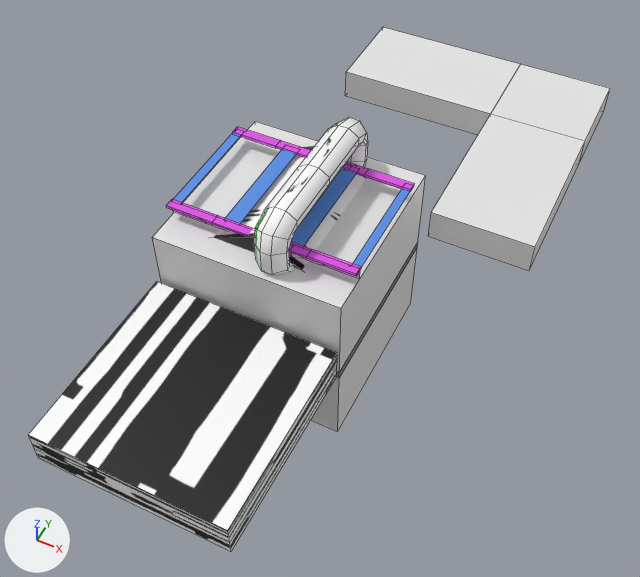
An edit to the FBX model Assets/3D/Verkehrsmitte/Bahn 1.fbx, drawn before and after from the same camera.
Rendered twice from a camera (50 mm lens) standing at (3.13, -5.67, 7.0) and looking at (0.31, -0.03, -0.05). Arrows for +X, +Y and +Z are at lower left; the lights stay in place. Mesh edges are drawn as thin lines. Where no turn or scale is listed for an object, it has been applied to the vertices.
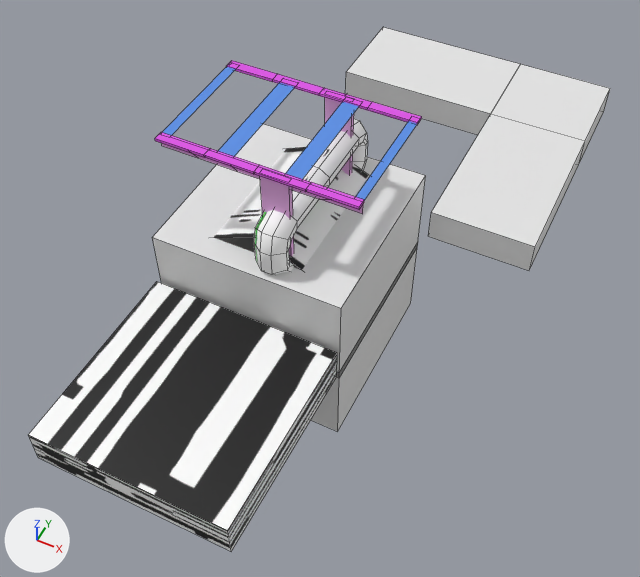
What changed in the scene script:
```text
Change me_cube_075:
    where me_cube_075.from_pydata(...)  # 78 vertices, 57 faces; spans x -0.71..1.3, y -0.71..0.65, z -1.07..1.17
    used by ob_cube_009; location = (-0.3, 0.0, 0.0)
    before: 7 (0.35, 0.58, 1.16), 9 (0.35, 0.64, 1.16), 11 (0.63, 0.58, 1.16) at pixel (350, 168), 13 (0.63, 0.64, 1.16) at pixel (352, 165)
    before: 15 (0.35, -0.68, 1.16), 17 (0.35, -0.63, 1.16), 19 (0.63, -0.68, 1.16) at pixel (291, 249), 21 (0.63, -0.63, 1.16) at pixel (293, 245)
    me_cube_075 part 1: the loose piece of 18 vertices spanning x -0.71..1.3, y -0.63..0.63, z 1.02..1.16 is moved by (0.0, 0.0, 0.81)
    me_cube_075 part 2: the loose piece of 20 vertices spanning x -0.71..1.3, y -0.71..-0.6, z 1.14..1.17 is moved by (0.0, 0.0, 0.81)
    me_cube_075 part 3: the loose piece of 20 vertices spanning x -0.71..1.3, y 0.55..0.65, z 1.14..1.17 is moved by (0.0, 0.0, 0.81)
    me_cube_075 part 4: the loose piece of 4 vertices spanning x 0.55..0.72, y -0.63..0.63, z 1.16 is moved by (0.0, 0.0, 0.81)
    me_cube_075 part 5
    add for i in [7, 9, 11, 13]: me_cube_075.vertices[i].co += Vector((0.0, 0.0, 0.81))
    me_cube_075 part 6
    add for i in [15, 17, 19, 21]: me_cube_075.vertices[i].co += Vector((0.0, 0.0, 0.81))
```

Boxes [x1, y1, x2, y2] around the edits, measured in the pictures (640 x 577 px; the box of a moved part takes in the faces that stretch with it):
'Cube.009', reshaped (7% wider, 28% taller)
    before: [166, 127, 415, 279]
    after: [155, 61, 422, 256]
part 1 of me_cube_075, moved or reshaped
    before: [173, 133, 410, 279]
    after: [162, 67, 417, 214]
part 2 of me_cube_075, moved or reshaped
    before: [166, 199, 361, 276]
    after: [155, 132, 364, 210]
part 3 of me_cube_075, moved or reshaped
    before: [233, 127, 415, 192]
    after: [227, 61, 422, 125]
part 4 of me_cube_075, moved or reshaped
    before: [291, 169, 356, 246]
    after: [285, 102, 359, 179]
part 5 of me_cube_075, moved or reshaped (not visible before)
    after: [325, 98, 354, 175]
part 6 of me_cube_075, moved or reshaped (not visible before)
    after: [260, 177, 294, 256]
